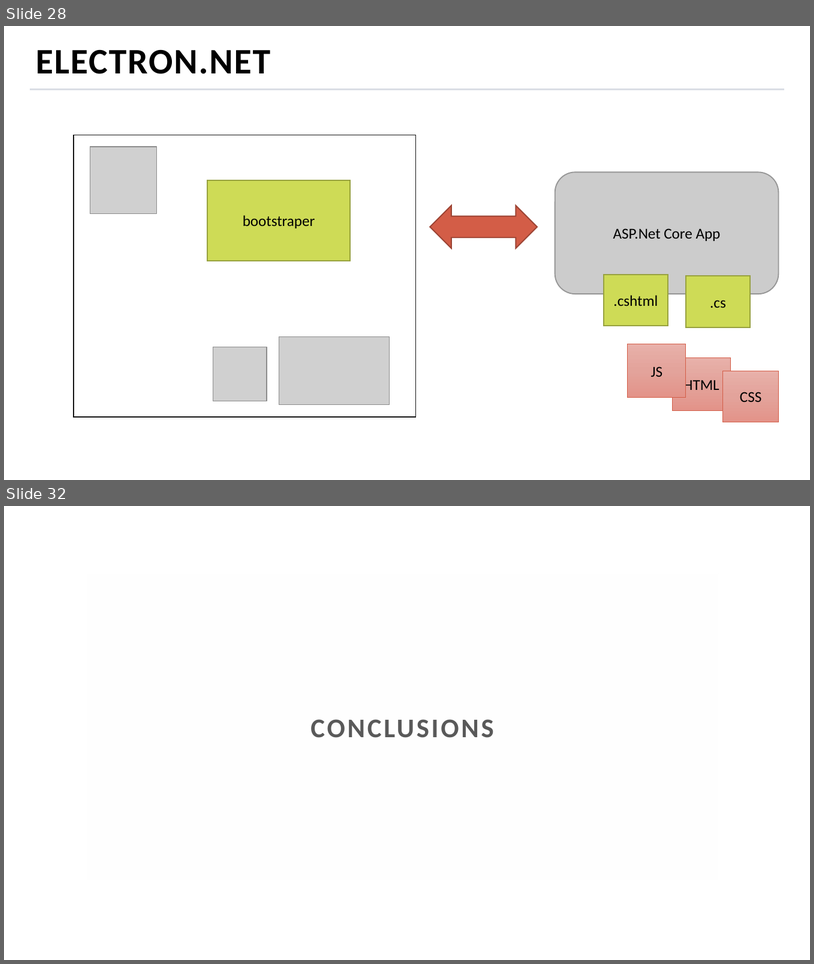
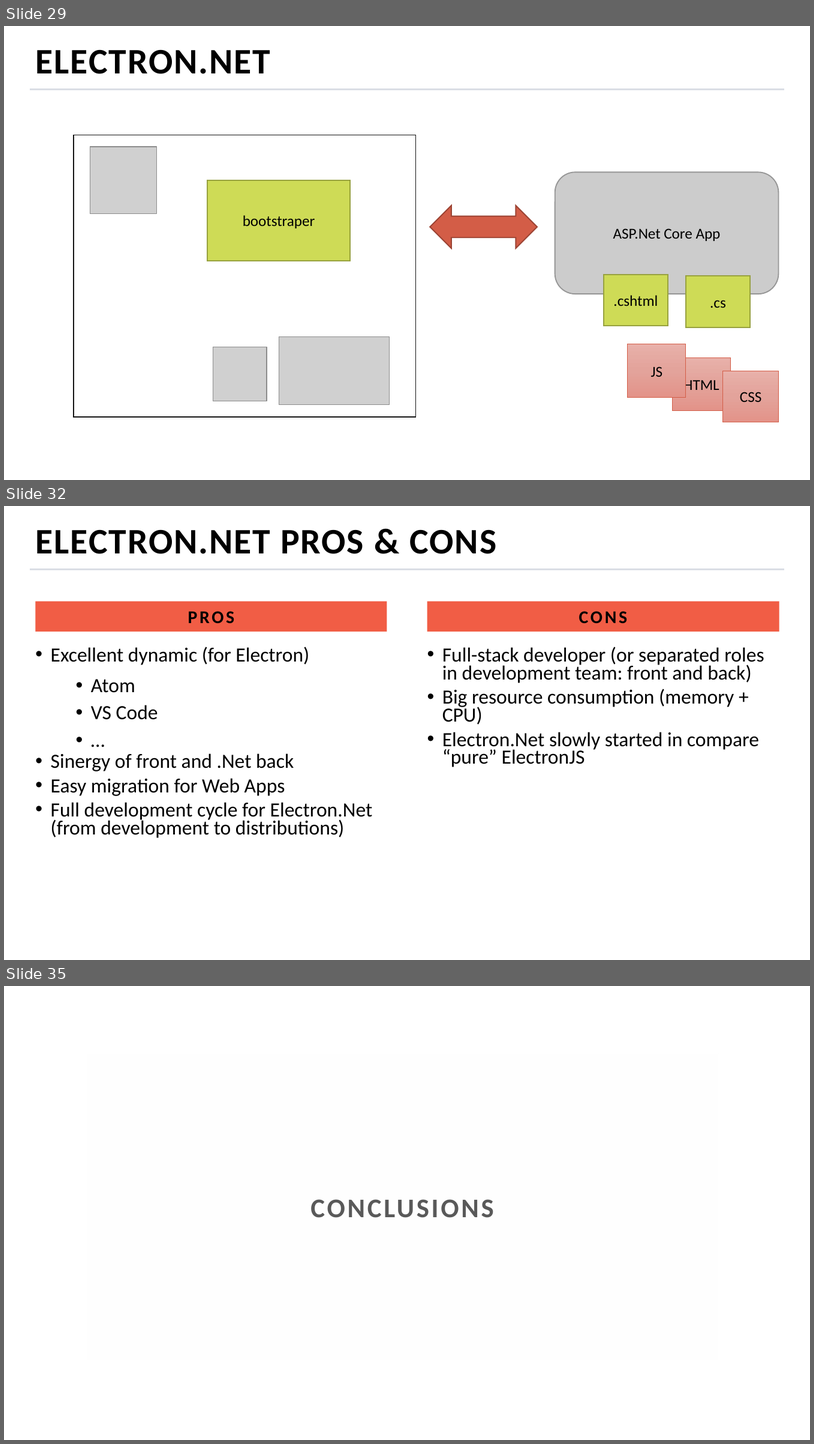
Before and after one commit to MihailRomanov/TechTalks_GUI_in_Net, a slide deck: presentation.pptx. Shown one above the other, each under a label of ours: slides 28 and 32 before the commit, slides 29, 32 and 35 after it; the slides between them are not shown. The pictures are 814x964 and 814x1444 pixels, drawn with LibreOffice and Linux fonts; fonts in the diff are those of the drawing; grey boxes stand for pictures; background and template pictures are left out. Boxes give left, top, right and bottom in pixels: in the first picture for what was removed or moved away, otherwise in the second. Text is boxed around its words. In the diff, an @@ line names an element or a change of style, - is before the commit and + after.

```diff
--- a/presentation.pptx
+++ b/presentation.pptx
@@ slide 32 added at [4, 506, 810, 960], background picture (left out); not listed: 1 template element that a slide beside it also shows @@
@@ title added at [36, 530, 497, 554], 32 pt, text #000000, bold @@
+ELECTRON.NET PROS & CONS
@@ text added at [35, 601, 387, 632], fill #F15D45, 16 pt, text #000000, bold @@
+PROS
@@ text added at [428, 601, 780, 632], fill #F15D45, 16 pt, text #000000, bold @@
+CONS
@@ text added at [51, 646, 373, 838], 18 pt, text #000000 @@
+• Excellent dynamic (for Electron)
+  • Atom
+  • VS Code
+  • …
+• Sinergy of front and .Net back
+• Easy migration for Web Apps
+• Full development cycle for Electron.Net (from development to distributions)
@@ text added at [443, 646, 764, 767], 18 pt, text #000000 @@
+• Full-stack developer (or separated roles in development team: front and back)
+• Big resource consumption (memory + CPU)
+• Electron.Net slowly started in compare “pure” ElectronJS
@@ what was slide 28 is now slide 29 @@
@@ what was slide 32 is now slide 35 @@
```
Also in this commit, not shown: 4 slides changed, 4 other slides added, 2 slides removed.
